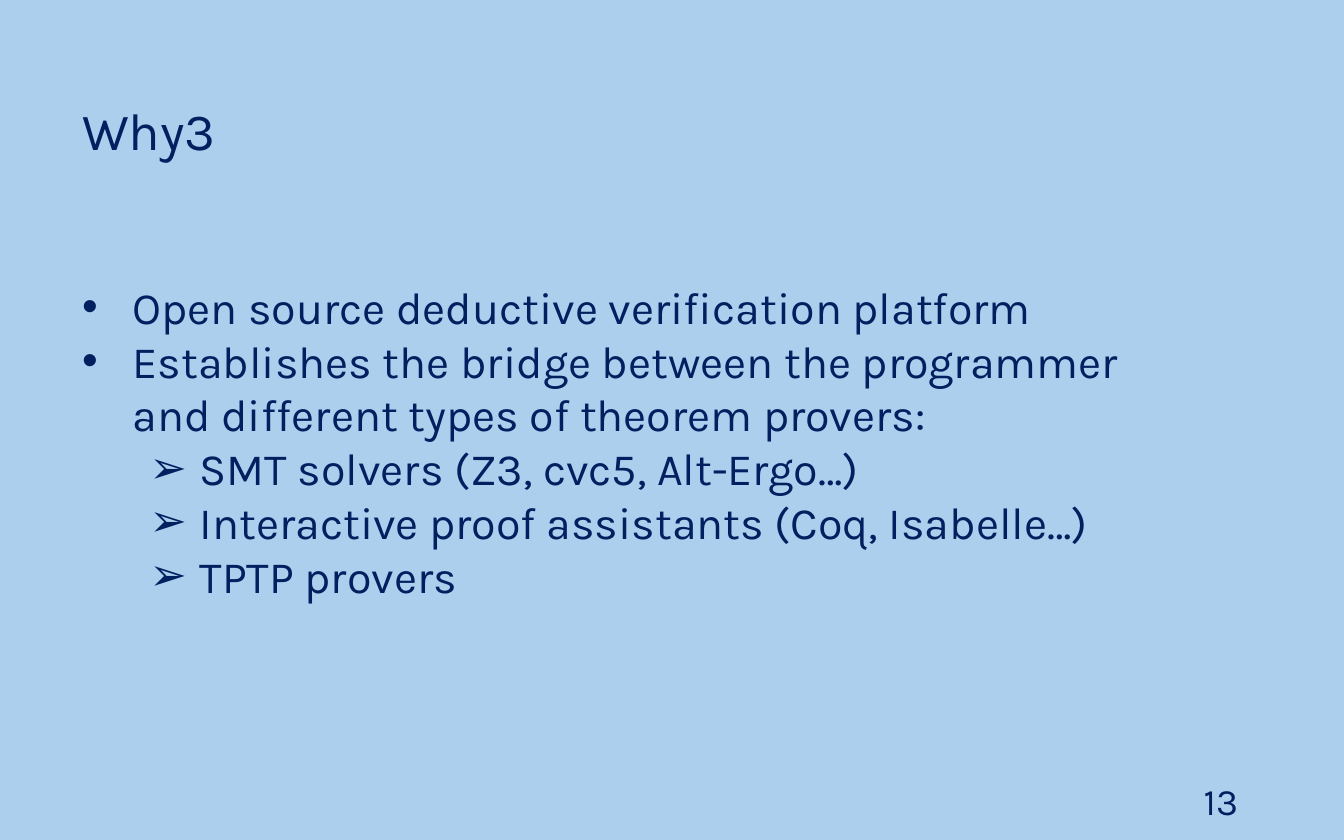
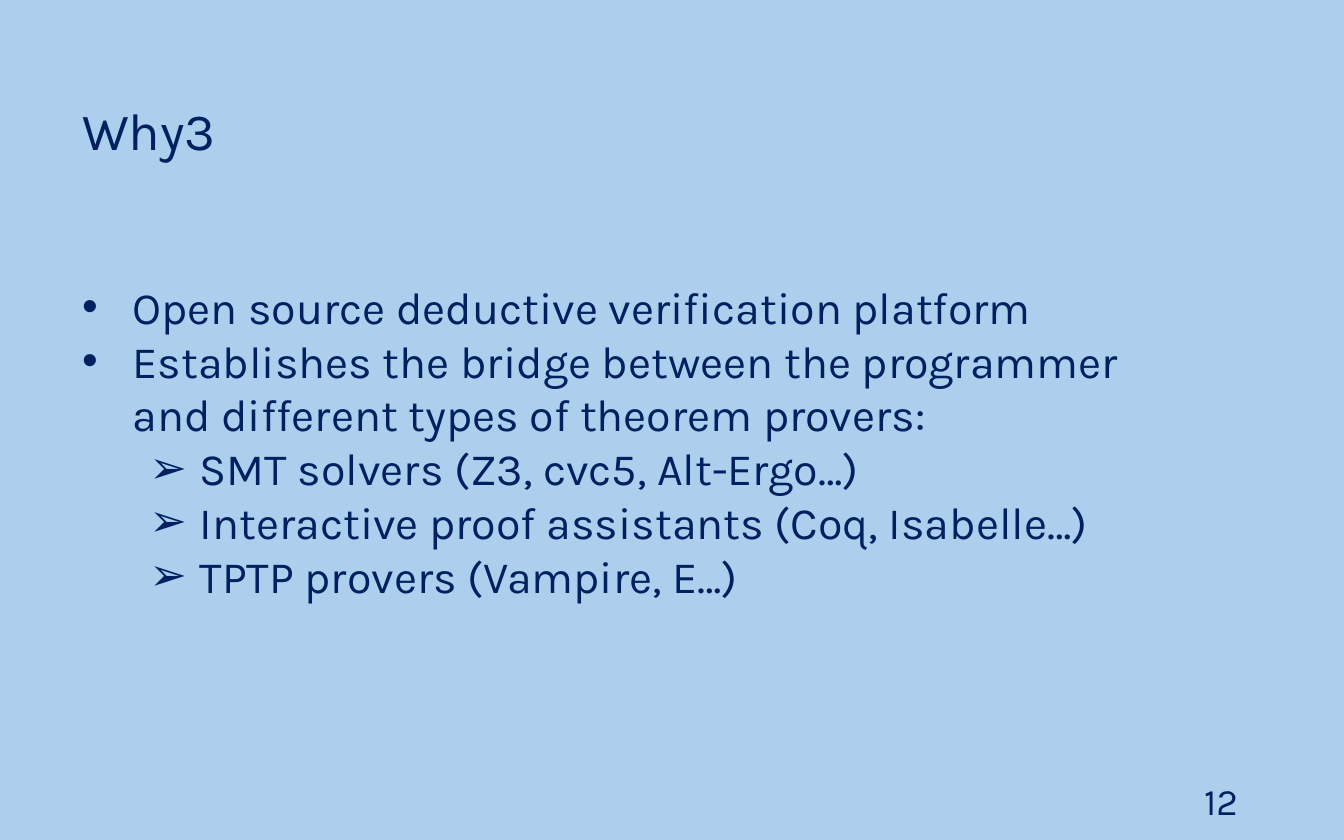
Before and after one commit to JoaoNini75/MasterThesis, a slide deck: slide 12 of Ap Prep Tese.pptx (slide 13 before the commit). Drawn at 1344x840 pixels with LibreOffice and Linux fonts; fonts in the diff are those of the drawing. Boxes give left, top, right and bottom in pixels: in the first picture for what was removed or moved away, otherwise in the second. Text is boxed around its words. In the diff, an @@ line names an element or a change of style, - is before the commit and + after.

```diff
--- a/Ap Prep Tese.pptx
+++ b/Ap Prep Tese.pptx
@@ text at <box>200,560,737,604</box>: text changed @@
-  ➢ TPTP provers
+  ➢ TPTP provers (Vampire, E…)
@@ page number at <box>1204,791,1238,815</box>: text changed @@
-13
+12
```
Also in this commit, not shown: 4 other slides changed, 5 slides added, 4 slides removed.
